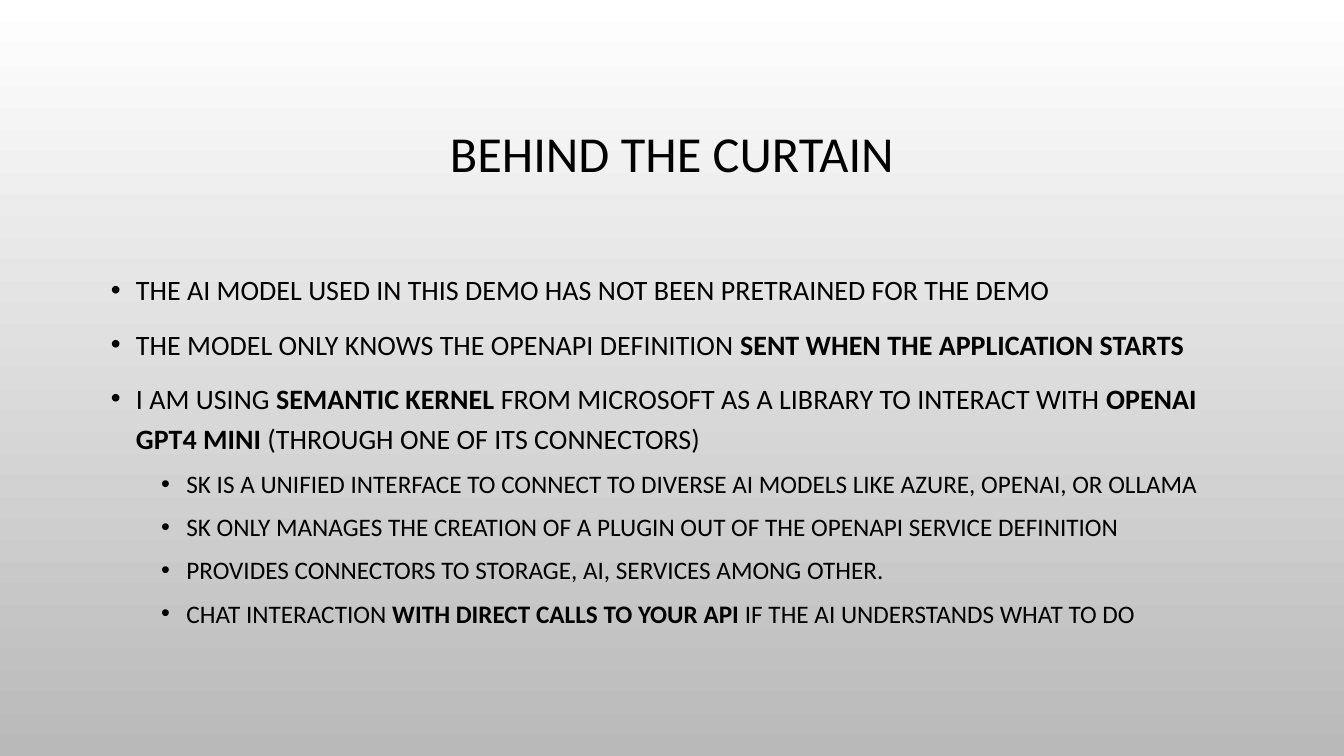
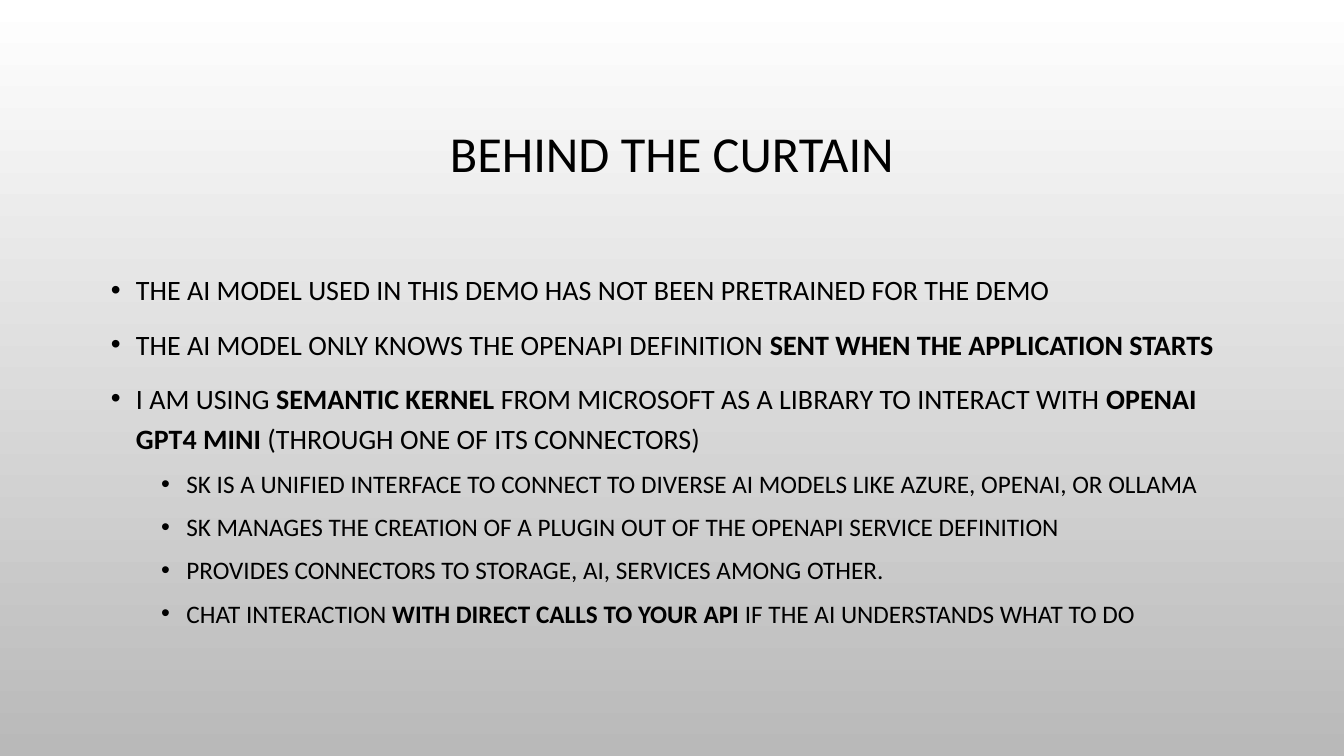
Before and after one commit to pierre01/AIKernelMCPClient, a slide deck: slide 5 of AI Friendly APIs.pptx. Drawn at 1344x756 pixels with LibreOffice and Linux fonts; fonts in the diff are those of the drawing; background and template pictures are left out. Boxes give left, top, right and bottom in pixels: in the first picture for what was removed or moved away, otherwise in the second. Text is boxed around its words. In the diff, an @@ line names an element or a change of style, - is before the commit and + after.

```diff
--- a/AI Friendly APIs.pptx
+++ b/AI Friendly APIs.pptx
@@ text at (136, 336, 1213, 355): text changed @@
-• THE MODEL ONLY KNOWS THE OPENAPI DEFINITION SENT WHEN THE APPLICATION STARTS
+• THE AI MODEL ONLY KNOWS THE OPENAPI DEFINITION SENT WHEN THE APPLICATION STARTS
@@ text at (186, 519, 1059, 536): text changed @@
-  • SK ONLY MANAGES THE CREATION OF A PLUGIN OUT OF THE OPENAPI SERVICE DEFINITION
+  • SK MANAGES THE CREATION OF A PLUGIN OUT OF THE OPENAPI SERVICE DEFINITION
```
Also in this commit, not shown: 1 other slide changed, 9 other files.
